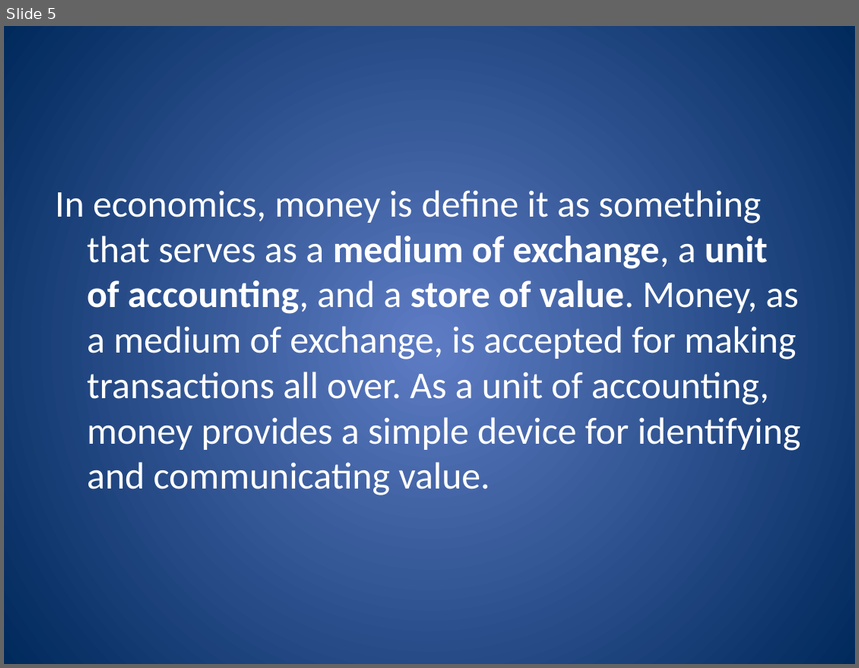
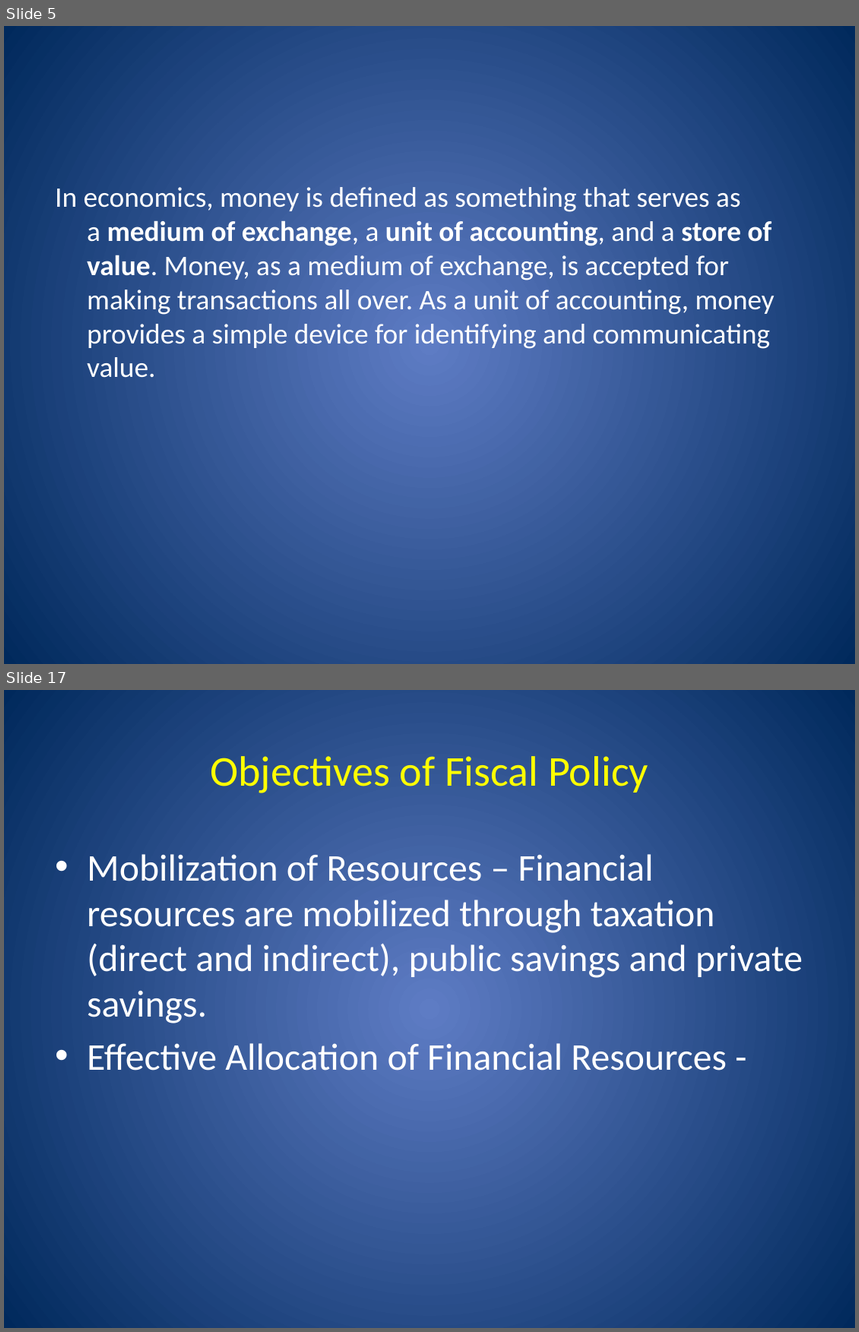
Before and after one commit to Amul01/Presentations, a slide deck: EEM-Money.pptx. Shown one above the other, each under a label of ours: slide 5 before the commit, slides 5 and 17 after it; the slides between them are not shown. The pictures are 859x668 and 859x1332 pixels, drawn with LibreOffice and Linux fonts; fonts in the diff are those of the drawing. Boxes give left, top, right and bottom in pixels: in the first picture for what was removed or moved away, otherwise in the second. Text is boxed around its words. In the diff, an @@ line names an element or a change of style, - is before the commit and + after.

```diff
--- a/EEM-Money.pptx
+++ b/EEM-Money.pptx
@@ slide 17 added at [4, 690, 855, 1328], background gradient #5E7CC5 to #00295C @@
@@ title added at [210, 756, 648, 793], 36 pt, text #FFFF00 @@
+Objectives of Fiscal Policy
@@ text added at [87, 854, 803, 1071], 32 pt, text #FFFFFF @@
+• Mobilization of Resources – Financial resources are mobilized through taxation (direct and indirect), public savings and private savings.
+• Effective Allocation of Financial Resources -
@@ slide 5 changed as well @@
@@ text at [55, 187, 775, 378]: text changed; size 32 to 24 pt @@
-In economics, money is define it as something that serves as a medium of exchange, a unit of accounting, and a store of value. Money, as a medium of exchange, is accepted for making transactions all over. As a unit of accounting, money provides a simple device for identifying and communicating value.
+In economics, money is defined as something that serves as a medium of exchange, a unit of accounting, and a store of value. Money, as a medium of exchange, is accepted for making transactions all over. As a unit of accounting, money provides a simple device for identifying and communicating value.
```
Also in this commit, not shown: 2 other slides changed, 11 other slides added.
